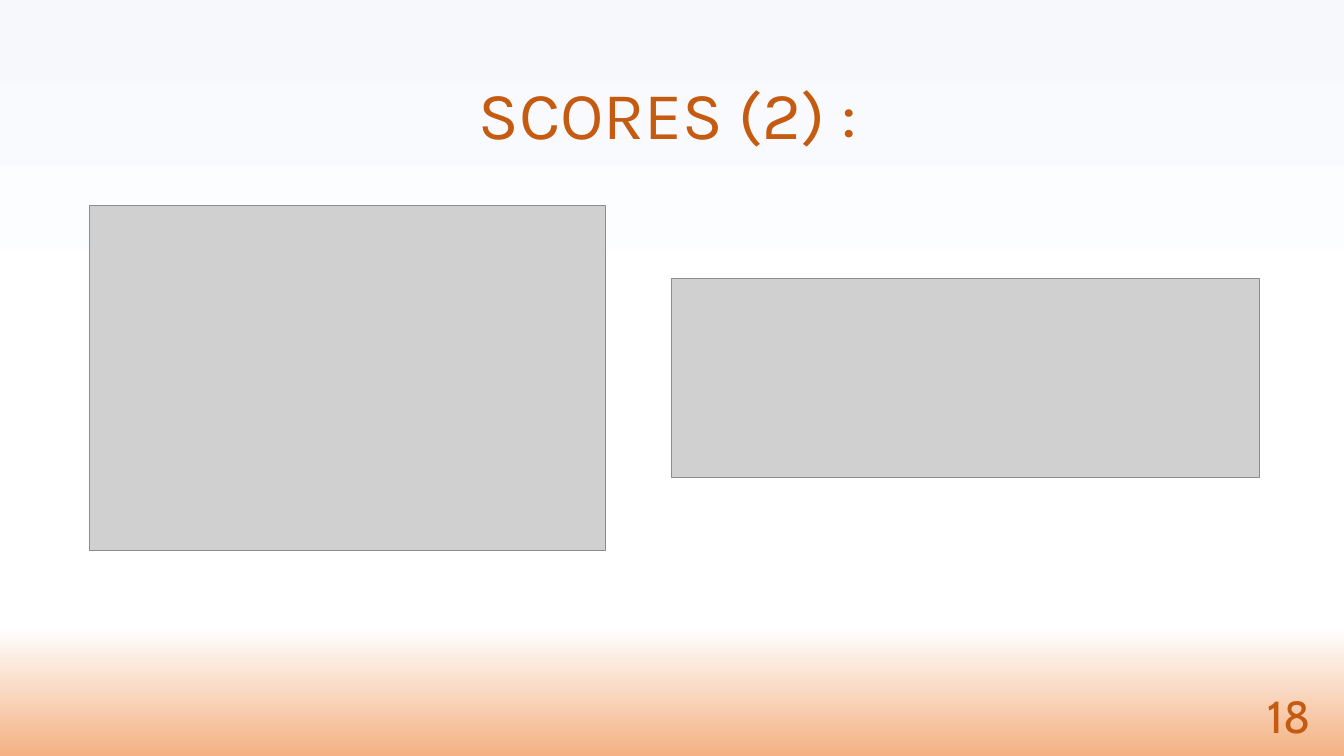
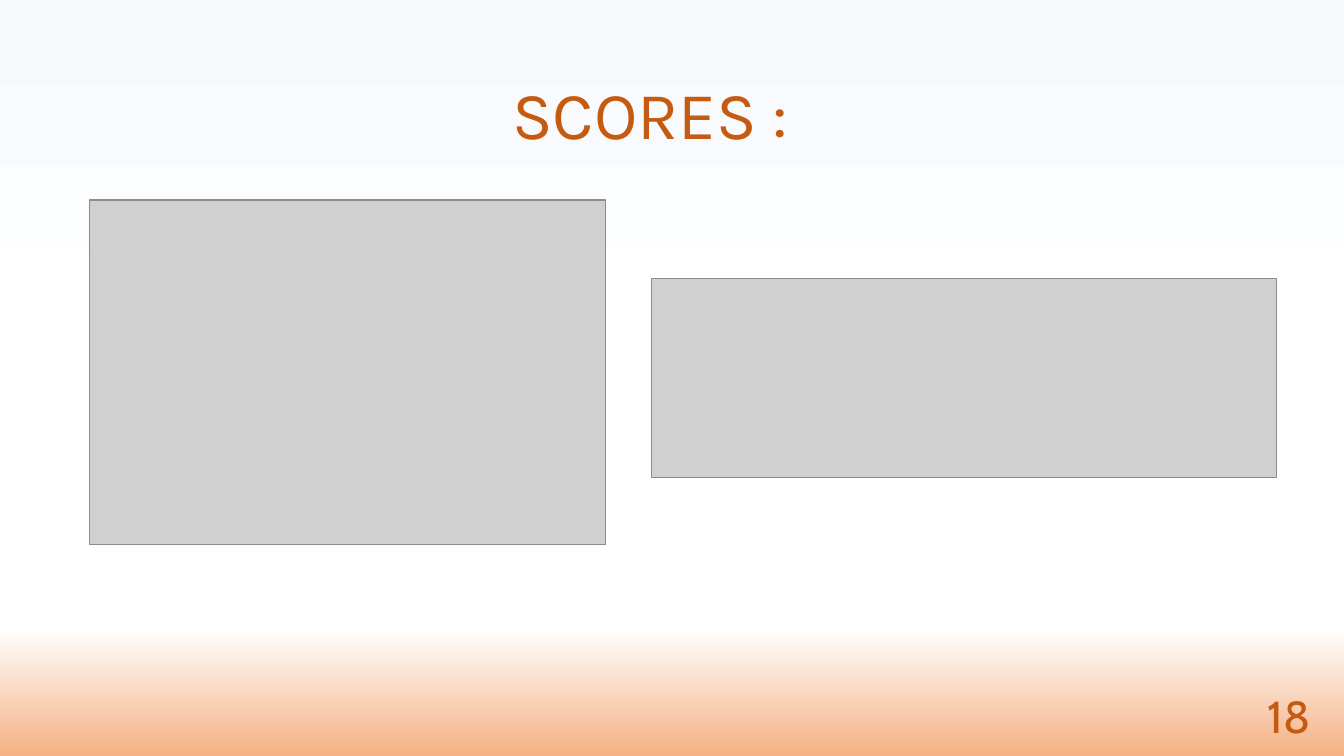
Before and after one commit to viviante79/Projet-7---Data-Scientist, a slide deck: slide 18 of ors_vivian_4_présentation.pptx. Drawn at 1344x756 pixels with LibreOffice and Linux fonts; fonts in the diff are those of the drawing; grey boxes stand for pictures. Boxes give left, top, right and bottom in pixels: in the first picture for what was removed or moved away, otherwise in the second. Text is boxed around its words. In the diff, an @@ line names an element or a change of style, - is before the commit and + after.

```diff
--- a/ors_vivian_4_présentation.pptx
+++ b/ors_vivian_4_présentation.pptx
@@ title at (512, 96, 757, 140): text changed @@
-SCORES (2) :
+SCORES :
@@ picture: place and size @@
-picture at (90, 206, 606, 551)
+picture at (90, 200, 606, 544)
@@ picture: place and size @@
-picture at (673, 279, 1260, 478)
+picture at (651, 279, 1276, 478)
```
Also in this commit, not shown: 4 other slides changed, 2 slides added, 2 slides removed, 5 other files.
